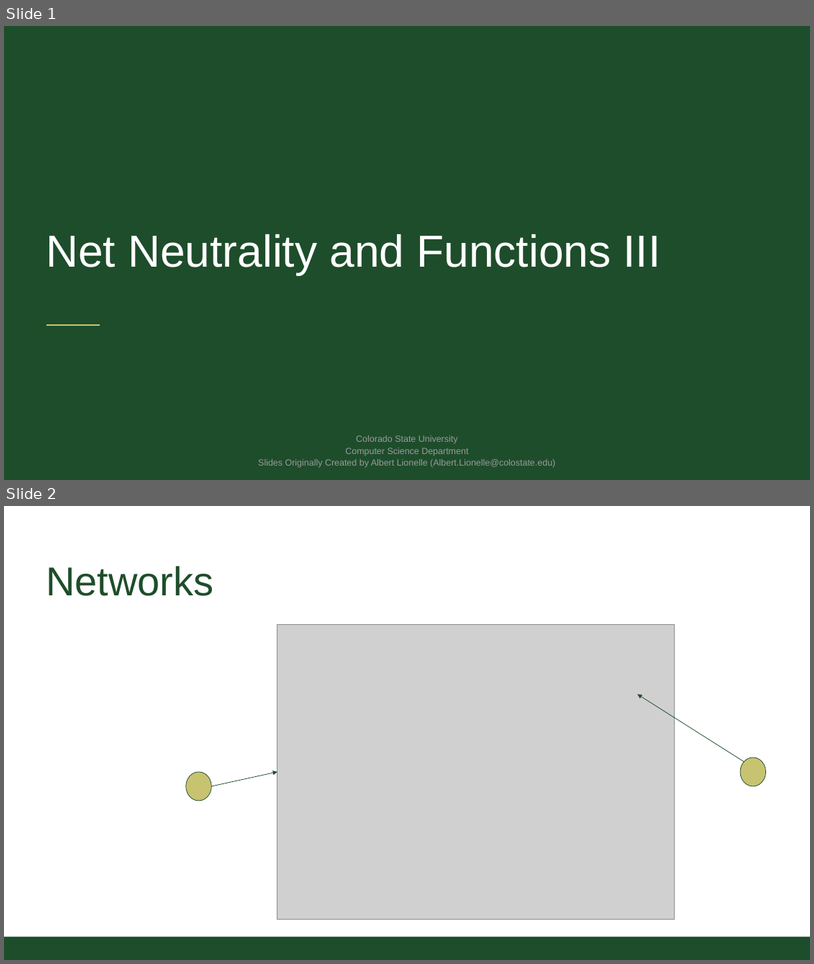
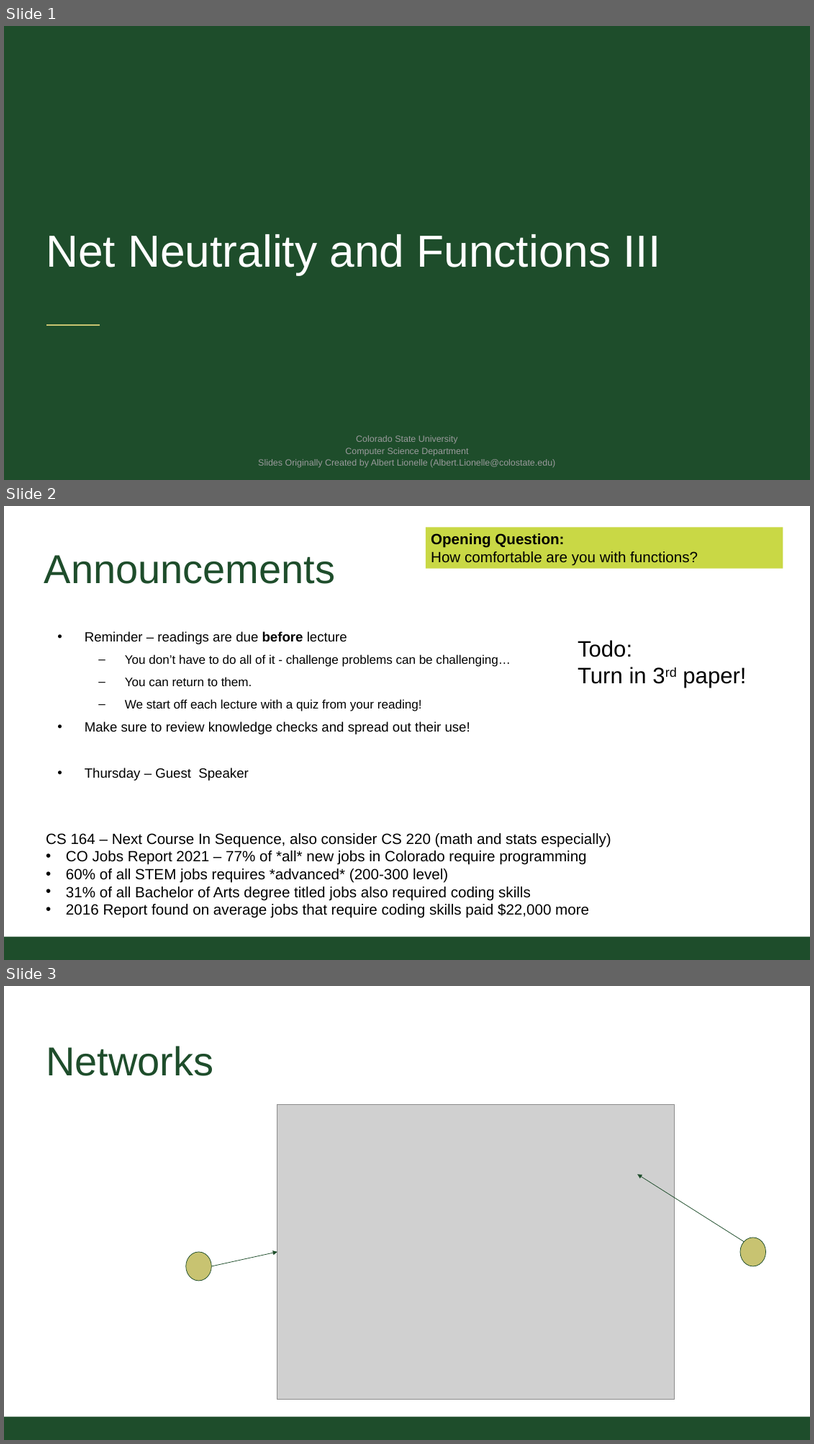
Before and after one commit to CSU-CS150B/handouts, a slide deck: Slides/On-Campus/11_01_FunctionsPart3.pptx. Shown one above the other, each under a label of ours: slides 1 and 2 before the commit, slides 1, 2 and 3 after it. The pictures are 814x964 and 814x1444 pixels, drawn with LibreOffice and Linux fonts; fonts in the diff are those of the drawing; grey boxes stand for pictures; background and template pictures are left out. Boxes give left, top, right and bottom in pixels: in the first picture for what was removed or moved away, otherwise in the second. Text is boxed around its words. In the diff, an @@ line names an element or a change of style, - is before the commit and + after.

Commit message:
inclass changes

```diff
--- a/Slides/On-Campus/11_01_FunctionsPart3.pptx
+++ b/Slides/On-Campus/11_01_FunctionsPart3.pptx
@@ slide 2 added at (4,506,810,960), background #FFFFFF; not listed: 1 template element that a slide beside it also shows @@
@@ rectangle added at (426,528,783,569), fill #C9D845, 20 pt, text #000000 @@
+Opening Question:
+How comfortable are you with functions?
@@ title added at (44,555,335,584), 54.4 pt, text #1E4D2B @@
+Announcements
@@ text added at (85,631,510,780), 16.6 pt, text #000000 @@
+• Reminder – readings are due before lecture
+  – You don’t have to do all of it - challenge problems can be challenging…
+  – You can return to them.
+  – We start off each lecture with a quiz from your reading!
+• Make sure to review knowledge checks and spread out their use!
+• Thursday – Guest Speaker
@@ text added at (578,640,746,687), 30.2 pt, text #000000 @@
+Todo:
+Turn in 3rd paper!
@@ text added at (46,833,611,918), 20 pt, text #000000 @@
+CS 164 – Next Course In Sequence, also consider CS 220 (math and stats especially)
+• CO Jobs Report 2021 – 77% of *all* new jobs in Colorado require programming
+• 60% of all STEM jobs requires *advanced* (200-300 level)
+• 31% of all Bachelor of Arts degree titled jobs also required coding skills
+• 2016 Report found on average jobs that require coding skills paid $22,000 more
@@ what was slide 2 is now slide 3 @@
```
